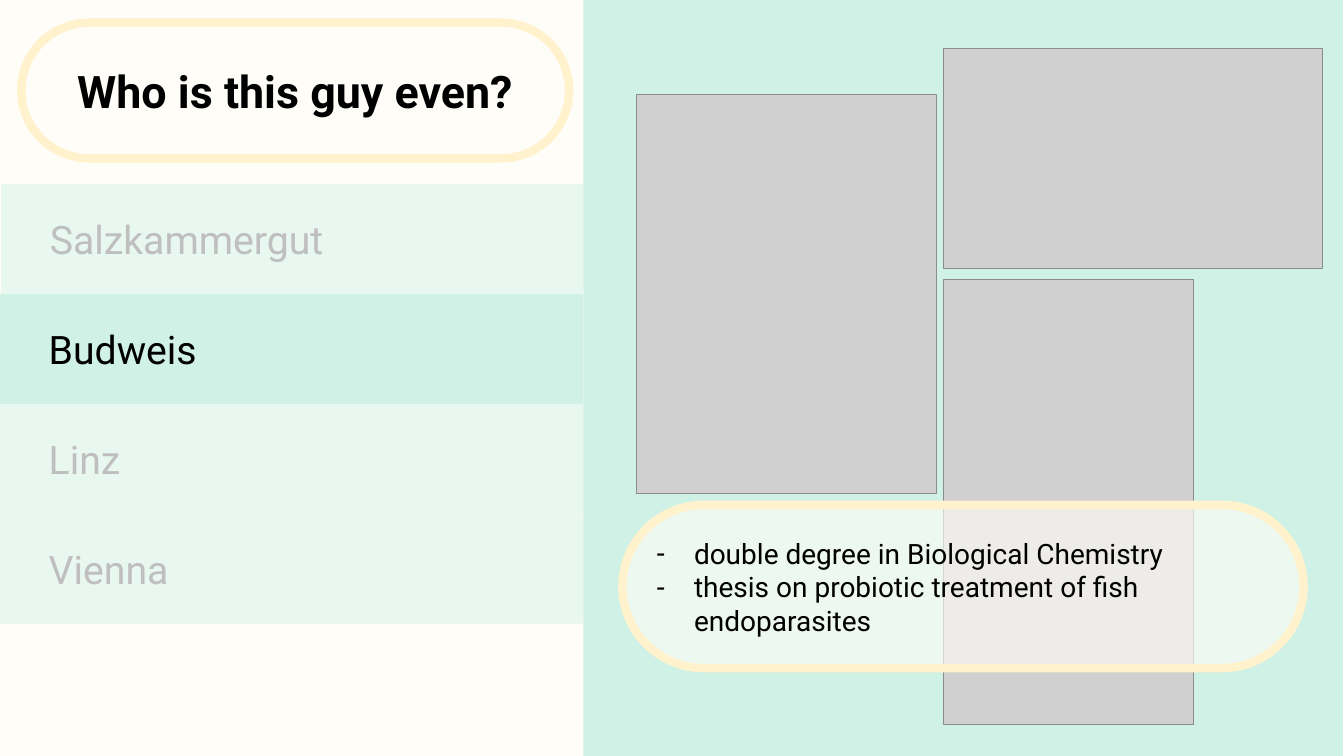
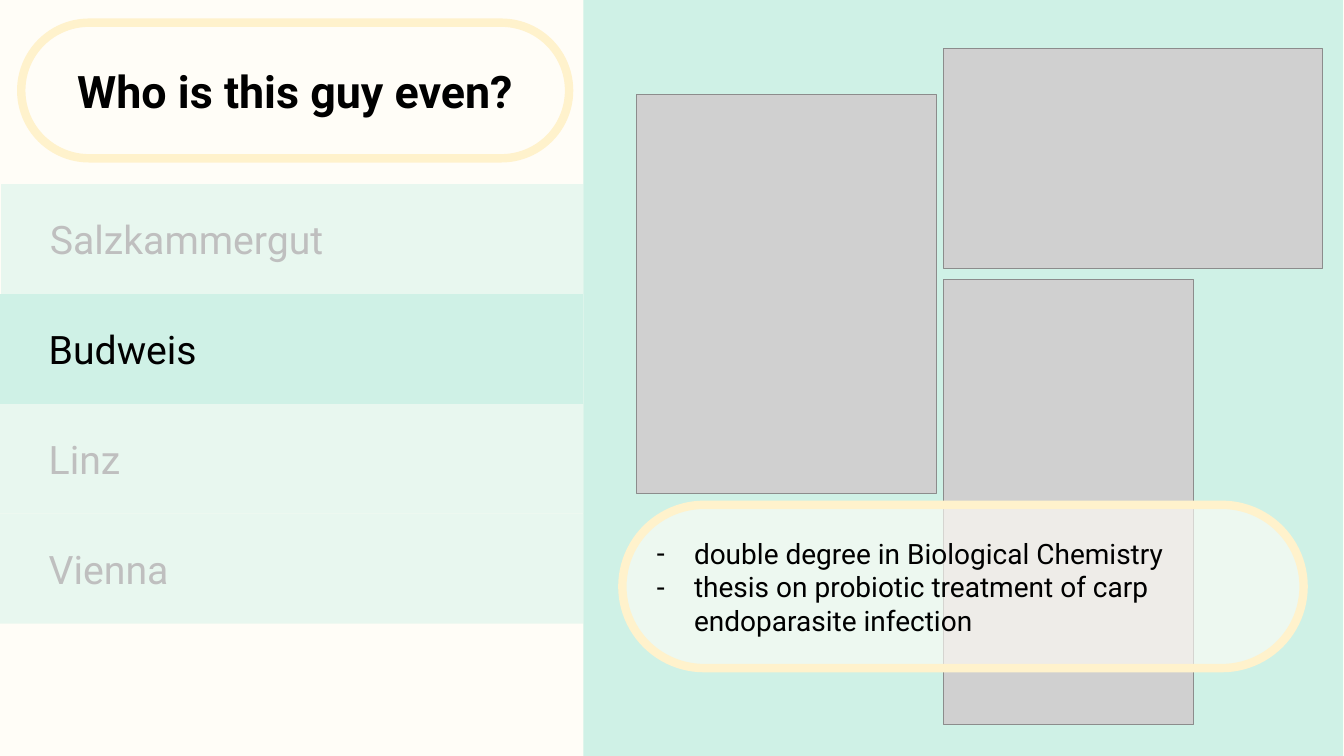
Before and after one commit to trNk27/Human_Data_Exploration, a slide deck: slide 4 of presentation/Prototype.pptx. Drawn at 1344x756 pixels with LibreOffice and Linux fonts; fonts in the diff are those of the drawing; grey boxes stand for pictures. Boxes give left, top, right and bottom in pixels: in the first picture for what was removed or moved away, otherwise in the second. Text is boxed around its words. In the diff, an @@ line names an element or a change of style, - is before the commit and + after.

```diff
--- a/presentation/Prototype.pptx
+++ b/presentation/Prototype.pptx
@@ text in rounded rectangle at [694, 575, 1148, 637]: text changed @@
-– thesis on probiotic treatment of fish endoparasites
+– thesis on probiotic treatment of carp endoparasite infection
```
Also in this commit, not shown: 13 other slides changed, 4 slides added, 2 slides removed, 3 other files.
